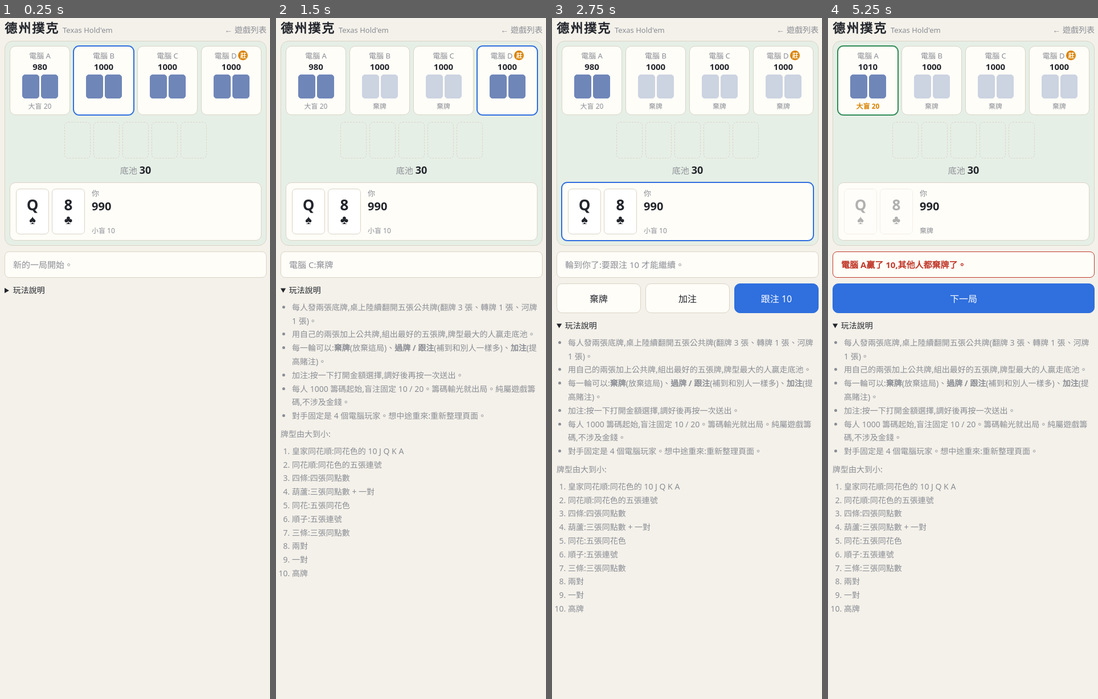
Above: before the commit, frames 1-4 (left to right).
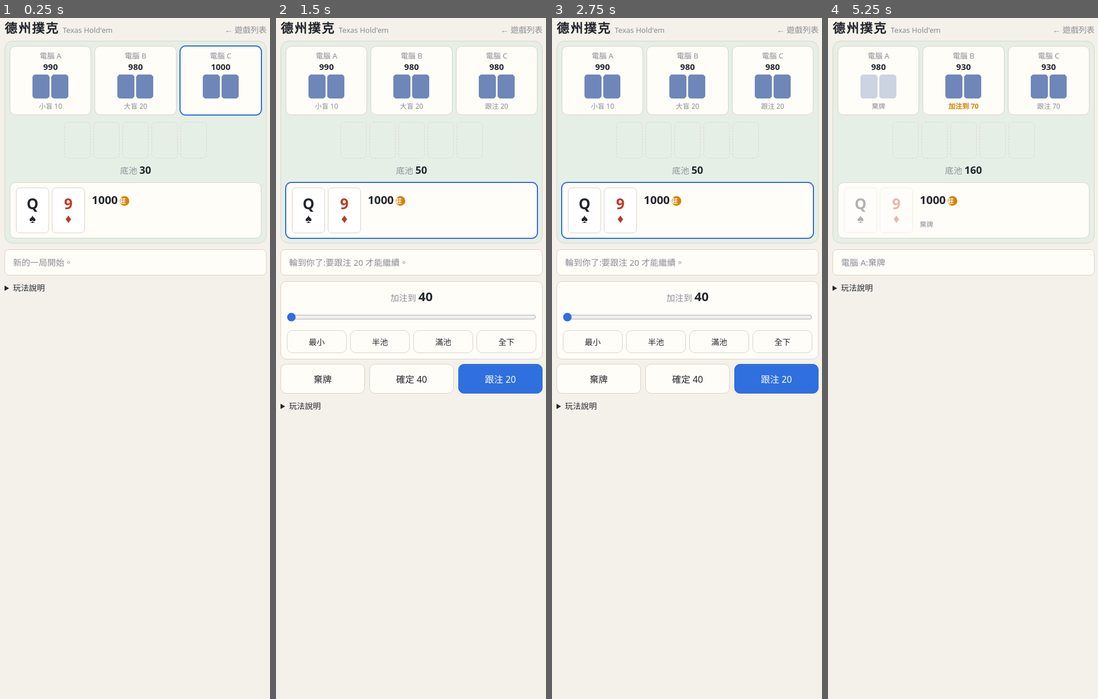
Above: after the commit, the same moments.

Repository: glennfriend/online-web-game-public
Game: browser game, page app/holdem/index.html
Same seed, same stepped clock (60 frames per second), same inputs: the game is played once before the commit and once after it.
Inputs (mouse positions are in pixels of both pictures, inside the frame that each line leads up to):
- Up to frame 1 (0.25 s): no input
- Up to frame 2 (1.5 s): click (411, 297) at 1.27 s, where only the run after the commit has a clickable "加注"
- Up to frame 3 (2.75 s): click (781, 344) at 1.87 s, where only the run after the commit has a clickable "全下"; click (592, 344) at 2.47 s, where only the run after the commit has a clickable "最小"
- Up to frame 4 (5.25 s): click (963, 297) at 3.07 s; click "棄牌" at 3.67 s

The runs differ from the first frame. In frame 1, 4.8% of the frame differs, in the area x 1-99%, y 4-41%; in frame 2, 11%; in frame 3, 13%; in frame 4, 14%, in the area x 1-99%, y 4-88%.

Commit message:
Texas Hold'em: three computer opponents, drop the 你 seat label
The dealer marker for the player's seat now sits next to the chip count.

Co-Authored-By: Claude Fable 5.2 <noreply@anthropic.com>

Diff:
--- a/app/holdem/index.html
+++ b/app/holdem/index.html
@@ -192,7 +192,7 @@
       <li>每一輪可以:<strong>棄牌</strong>(放棄這局)、<strong>過牌 / 跟注</strong>(補到和別人一樣多)、<strong>加注</strong>(提高賭注)。</li>
       <li>加注:按一下打開金額選擇,調好後再按一次送出。</li>
       <li>每人 1000 籌碼起始,盲注固定 10 / 20。籌碼輸光就出局。純屬遊戲籌碼,不涉及金錢。</li>
-      <li>對手固定是 4 個電腦玩家。想中途重來:重新整理頁面。</li>
+      <li>對手固定是 3 個電腦玩家。想中途重來:重新整理頁面。</li>
     </ul>
     <p style="margin:8px 0 0">牌型由大到小:</p>
     <ol>
@@ -224,7 +224,7 @@
   var statusEl = $('status'), actBet = $('actBet'), actNext = $('actNext');
   var raisePanel = $('raisePanel'), slider = $('raiseSlider');
 
-  var OPPONENTS = 4;
+  var OPPONENTS = 3;
 
   var players = [], dealer = 0, deck = [], board = [];
   var street = 0, currentBet = 0, minRaise = BB, raises = 0, turn = -1;
@@ -257,7 +257,7 @@
   function newGame() {
     gen++;
     players = [{ name: '你', human: true }];
-    for (var i = 0; i < OPPONENTS; i++) players.push({ name: '電腦 ' + 'ABCD'[i], human: false, style: 0.85 + Math.random() * 0.3 });
+    for (var i = 0; i < OPPONENTS; i++) players.push({ name: '電腦 ' + 'ABC'[i], human: false, style: 0.85 + Math.random() * 0.3 });
     players.forEach(function (p) {
       p.chips = START; p.out = false; p.hole = []; p.folded = false; p.allIn = false;
       p.bet = 0; p.total = 0; p.acted = false; p.show = false; p.note = ''; p.won = 0;
@@ -454,9 +454,10 @@
     if (handOver && p.won > 0) cls += ' win';
     return cls;
   }
-  function nameHTML(p, i) {
-    return p.name + (i === dealer && !p.out ? '<span class="dealer" title="莊家">莊</span>' : '');
-  }
+  function dealerHTML(p, i) {
+    return i === dealer && !p.out ? '<span class="dealer" title="莊家">莊</span>' : '';
+  }
+  function nameHTML(p, i) { return p.name + dealerHTML(p, i); }
   function noteHTML(p) {
     if (p.out) return '<div class="act">出局</div>';
     var strong = /加注|下注|全下/.test(p.note) || (handOver && p.won > 0);
@@ -494,8 +495,8 @@
     meEl.className = seatClass(me, 0);
     meEl.innerHTML =
       '<div class="cards">' + me.hole.map(function (c) { return cardHTML(c, 'big' + (me.folded ? ' dim' : '')); }).join('') + '</div>' +
-      '<div class="info"><div class="name">' + nameHTML(me, 0) + '</div>' +
-      '<div class="chips">' + me.chips + '</div>' +
+      '<div class="info">' +
+      '<div class="chips">' + me.chips + dealerHTML(me, 0) + '</div>' +
       '<div class="hand">' + hand + '</div>' + noteHTML(me) + '</div>';
   }
 
--- a/app/index.html
+++ b/app/index.html
@@ -43,7 +43,7 @@
     </a>
     <a href="holdem/index.html">
       <strong>德州撲克 Texas Hold'em</strong>
-      <span>和 4 個電腦對手比牌,贏光所有籌碼。純遊戲籌碼。</span>
+      <span>和 3 個電腦對手比牌,贏光所有籌碼。純遊戲籌碼。</span>
     </a>
     <a href="junqi/index.html">
       <strong>兩人軍棋</strong>
